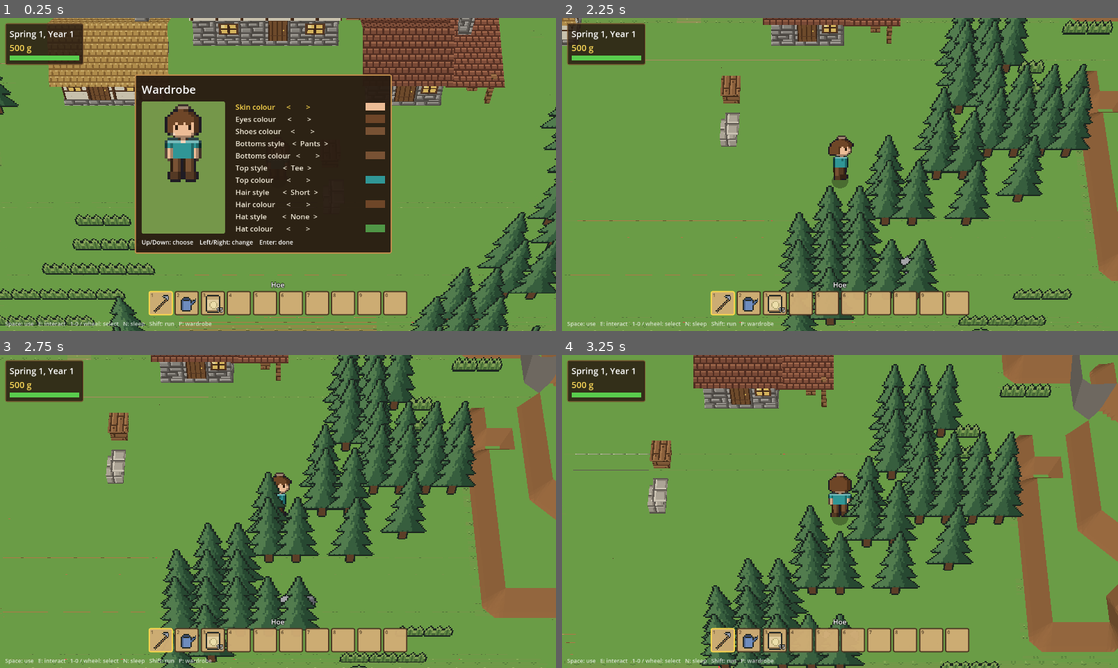
Above: before the commit, frames 1-4 (two rows, left to right).
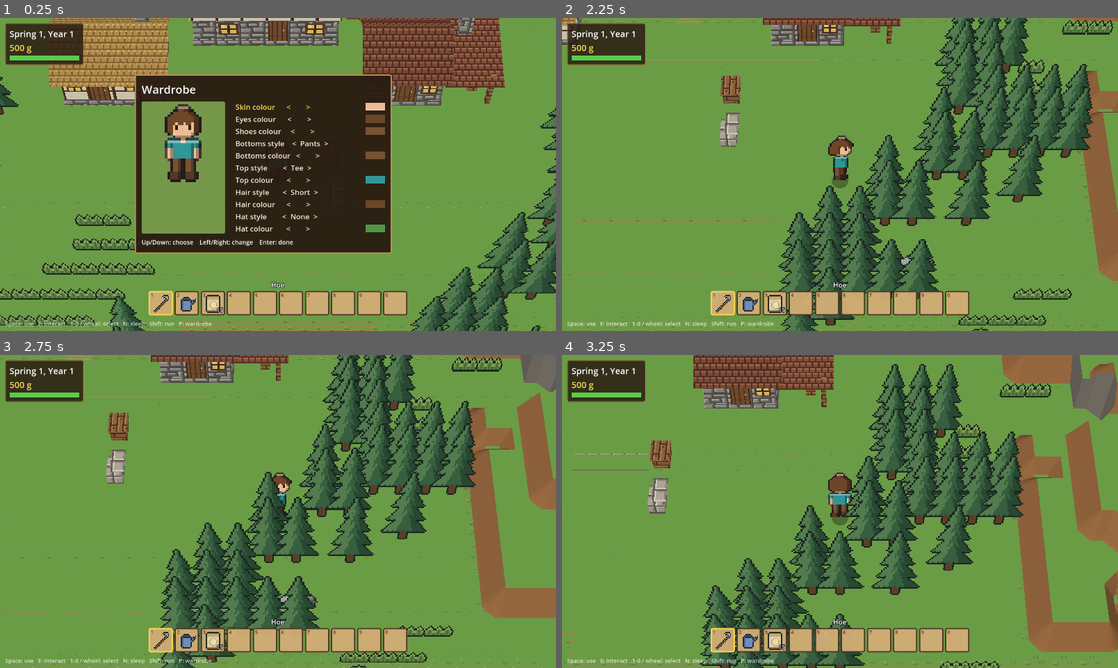
Above: after the commit, the same moments.

Repository: grimechristopher/procedural-game
Game: Godot game, scene res://scenes/main.tscn
The game is run twice, just before and just after one commit, with the same random seed, the same clock (stepped at 60 frames per second) and the same inputs.
Inputs (mouse positions are in pixels of both pictures, inside the frame that each line leads up to):
- Up to frame 1 (0.25 s): no input
- Up to frame 2 (2.25 s): tap Enter (ui_accept) at 0.5, 0.77, 1.52 s; move the mouse to (962, 158) at 0.52 s; hold D (move_right) 0.53-1.28 s; hold Shift (run) 0.53-1.28 s; click (962, 158) at 0.67 s; move the mouse to (728, 190) at 1.27 s; hold S (move_down) 1.28-2.03 s; tap Mouse wheel down (hotbar_next) at 1.35 s; tap Shift (run) at 1.55 s; move the mouse to (895, 105) at 2.02 s; hold D (move_right) from 2.03 s (still down); hold Mouse wheel up (hotbar_prev) from 2.03 s (still down)
- Up to frame 3 (2.75 s): keep holding D (move_right); keep holding Mouse wheel up (hotbar_prev); tap Shift (run) at 2.3 s
- Up to frame 4 (3.25 s): move the mouse to (812, 574) at 2.77 s; release D (move_right) at 2.78 s; release Mouse wheel up (hotbar_prev) at 2.78 s; hold W (move_up) from 2.78 s (still down); tap E (interact) at 2.85 s; click (812, 574) at 2.92 s; tap Enter (ui_accept) at 3.02 s; tap Shift (run) at 3.05 s

Frames 1-2 are identical in both runs. In frame 3, 0.2% of the frame differs, in the area x 94-100%, y 0-53%; in frame 4, 0.7%, in the area x 92-100%, y 5-82%.

Commit message:
Centre diagonal ledges on the walking cells
Diagonal cuts now run halfway into the cut cell instead of corner to
corner, with the cells behind (and at V tips) clipped along the same line,
so walking a diagonal ring puts you mid-ledge rather than at the foot of
the slope above. Cut pieces are gridded parallel to the cut so creases
stay straight.

Co-Authored-By: Claude Opus 5.5 <noreply@anthropic.com>
Claude-Session: https://claude.ai/code/session_01QBAyNdiLYtBbpQzeaWaTYf

Diff:
--- a/scripts/terrain_shapes.gd
+++ b/scripts/terrain_shapes.gd
@@ -32,6 +32,8 @@
 const SLOPE_RUN := 0.7
 ## Pieces each sloping cell is split into each way.
 const STEPS := 7
+## Where a diagonal cut crosses a cut cell's sides, from its solid corner.
+const CUT_INSET := 0.5
 
 const GRASS := Color(0.45, 0.66, 0.30)
 const SLOPE := Color(0.62, 0.43, 0.26)
@@ -49,6 +51,9 @@
 var heights: PackedInt32Array  # blocks; -1 is water
 ## Per cell: the diagonal toward its cut-off corner (ZERO if not cut).
 var cuts: Array[Vector2i] = []
+## Cells behind a diagonal cut whose corner pokes past the cut line (it runs
+## CUT_INSET into the cut cells): the diagonal toward that corner, or ZERO.
+var clips: Array[Vector2i] = []
 ## Ramp cells: { cell: { up, part } }, part 1 the upper cell, 0 the lower.
 var ramps := {}
 var verts := PackedVector3Array()
@@ -68,6 +73,10 @@
 	for z in map_size.y:
 		for x in map_size.x:
 			t.cuts[z * map_size.x + x] = t._cut(Vector2i(x, z))
+	t.clips.resize(map_size.x * map_size.y)
+	for z in map_size.y:
+		for x in map_size.x:
+			t.clips[z * map_size.x + x] = t._clip(Vector2i(x, z))
 	for top in ramp_tops:
 		var up: Vector2i = ramp_tops[top]
 		t.ramps[top] = { up = up, part = 1, len = 2 }
@@ -76,6 +85,7 @@
 		t.ramps[c] = { up = stairs[c], part = 0, len = 1 }
 	for c in t.ramps:
 		t.cuts[c.y * map_size.x + c.x] = Vector2i.ZERO
+		t.clips[c.y * map_size.x + c.x] = Vector2i.ZERO
 	return t
 
 
@@ -179,27 +189,107 @@
 
 
 ## The parts of cell c with their ground level: the whole cell, or for a
-## cut cell its solid triangle and, at the lower ground's level, the cut-off
-## triangle.
+## cut cell its solid triangle and, at the lower ground's level, the rest
+## (in triangles).
 func _regions(c: Vector2i) -> Array:
 	var s := cuts[c.y * size.x + c.x]
 	if s == Vector2i.ZERO:
-		return [{ poly = _square(c), base = height(c) }]
+		var k := clips[c.y * size.x + c.x]
+		if k == Vector2i.ZERO:
+			return [{ poly = _square(c), base = height(c) }]
+		var pieces := _clip_pieces(c, k)
+		var out := []
+		for i in pieces.size() - 1:
+			out.append({ poly = pieces[i], base = height(c) })
+		out.append({ poly = pieces[-1], base = _clip_base(c, k) })
+		return out
 	var tri := _cut_triangles(c, s)
 	# (The lower of the two sides toward the cut: at a V's tip one of them
 	# is the other cell at the tip, as high as this one.)
 	var low := mini(height(c + Vector2i(s.x, 0)), height(c + Vector2i(0, s.y)))
-	return [{ poly = tri[0], base = height(c) }, { poly = tri[1], base = low }]
-
-
-## [solid triangle, cut-off triangle] of cell c cut toward diagonal s.
+	var out := [{ poly = tri[0], base = height(c) }]
+	for i in range(1, tri.size()):
+		out.append({ poly = tri[i], base = low })
+	return out
+
+
+## [solid triangle, then the cut-off rest as triangles] of cell c cut
+## toward diagonal s. The cut runs CUT_INSET of the way in from the solid
+## corner, not corner to corner, so the ledge along a diagonal slope is
+## centred on the cells you walk in rather than all off to one side.
 static func _cut_triangles(c: Vector2i, s: Vector2i) -> Array:
 	var o := Vector2(c)
 	var far := o + Vector2((1 + s.x) / 2, (1 + s.y) / 2)
 	var near := o + Vector2((1 - s.x) / 2, (1 - s.y) / 2)
 	var a := o + Vector2((1 + s.x) / 2, (1 - s.y) / 2)
 	var b := o + Vector2((1 - s.x) / 2, (1 + s.y) / 2)
-	return [[near, a, b], [far, b, a]]
+	var a2 := near.lerp(a, CUT_INSET)
+	var b2 := near.lerp(b, CUT_INSET)
+	# (Pieces gridded parallel to the cut, so slope creases come out straight.)
+	return [[near, a2, b2], [a2, a, b, b2], [far, a, b]]
+
+
+## The (convex) part of cell c at its own level.
+func _solid(c: Vector2i) -> Array:
+	var s := cuts[c.y * size.x + c.x]
+	if s != Vector2i.ZERO:
+		return _cut_triangles(c, s)[0]
+	var k := clips[c.y * size.x + c.x]
+	if k == Vector2i.ZERO:
+		return _square(c)
+	var p := _clip_pieces(c, k)
+	return [p[0][0], p[0][1], p[1][2], p[1][3], p[0][2]]
+
+
+## Whether c's corner toward a diagonal pokes past a cut line: the two
+## cells beside that corner are cut toward it (and as high as c), or at a
+## V's tip, one beside it is and the diagonal is its mirror image.
+func _clip(c: Vector2i) -> Vector2i:
+	if cuts[c.y * size.x + c.x] != Vector2i.ZERO:
+		return Vector2i.ZERO
+	var h := height(c)
+	for s: Vector2i in DIAG:
+		var sx: Vector2i = c + Vector2i(s.x, 0)
+		var sz: Vector2i = c + Vector2i(0, s.y)
+		if height(sx) != h or height(sz) != h:
+			continue
+		var cx := _cut_at(sx)
+		var cz := _cut_at(sz)
+		if cx == s and cz == s and height(c + s) < h:
+			return s
+		if cz == s and _cut_at(c + s) == Vector2i(-s.x, s.y):
+			return s
+		if cx == s and _cut_at(c + s) == Vector2i(s.x, -s.y):
+			return s
+	return Vector2i.ZERO
+
+
+func _cut_at(c: Vector2i) -> Vector2i:
+	if height(c) == -99:
+		return Vector2i.ZERO
+	return cuts[c.y * size.x + c.x]
+
+
+## The level of clipped cell c's clipped-off corner (toward k): the lower
+## ground there (past the twin cell, at a V's tip).
+func _clip_base(c: Vector2i, k: Vector2i) -> int:
+	var low := height(c + k)
+	if low >= height(c):
+		low = mini(height(c + k + Vector2i(0, k.y)), height(c + k + Vector2i(k.x, 0)))
+	return low
+
+
+## A clipped cell (see _clip) in triangles: the solid part, then last the
+## clipped-off corner.
+static func _clip_pieces(c: Vector2i, s: Vector2i) -> Array:
+	var o := Vector2(c)
+	var far := o + Vector2((1 + s.x) / 2, (1 + s.y) / 2)
+	var near := o + Vector2((1 - s.x) / 2, (1 - s.y) / 2)
+	var a := o + Vector2((1 + s.x) / 2, (1 - s.y) / 2)
+	var b := o + Vector2((1 - s.x) / 2, (1 + s.y) / 2)
+	var a3 := far.lerp(a, 1.0 - CUT_INSET)
+	var b3 := far.lerp(b, 1.0 - CUT_INSET)
+	return [[near, a, b], [b, a, a3, b3], [far, b3, a3]]
 
 
 ## The solid ground near c (its 3x3 neighbourhood): each cell's solid part
@@ -211,8 +301,7 @@
 			var n := c + Vector2i(dx, dz)
 			if height(n) < 0:
 				continue
-			var s := cuts[n.y * size.x + n.x]
-			out.append({ poly = _square(n) if s == Vector2i.ZERO else _cut_triangles(n, s)[0], level = height(n) })
+			out.append({ poly = _solid(n), level = height(n) })
 	return out
 
 
Not shown, changed: documentation/terrain/README.md
